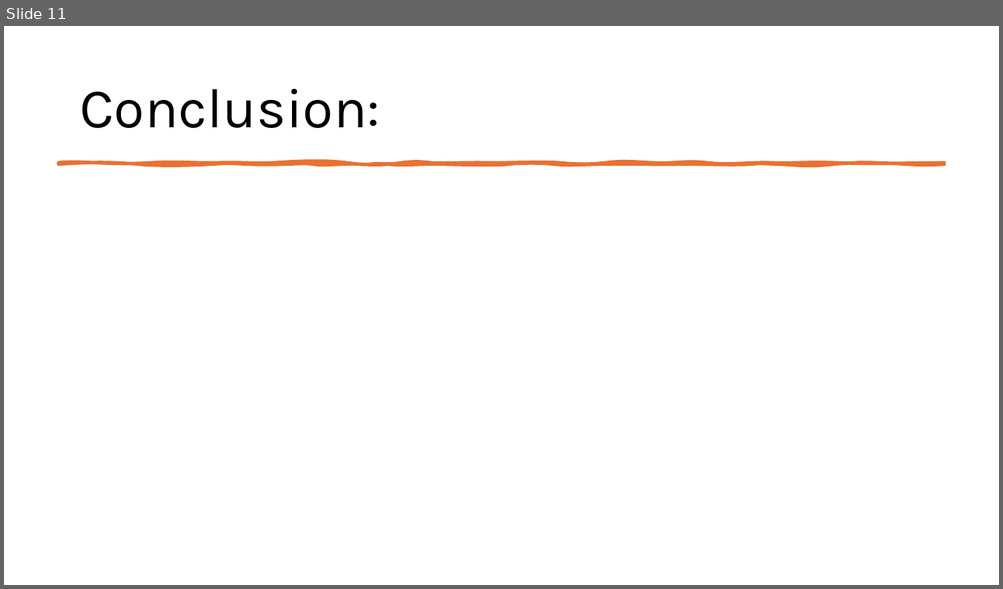
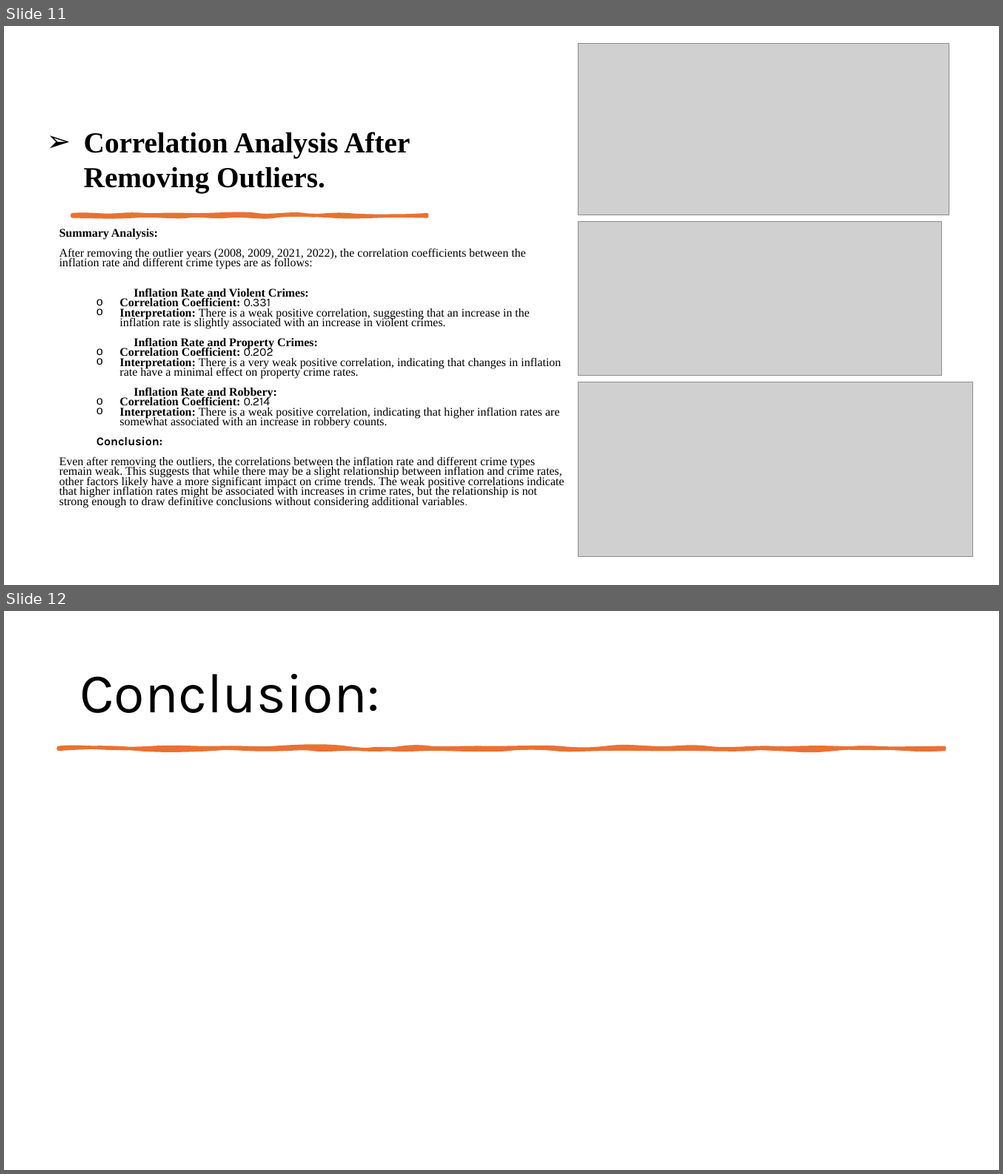
Before and after one commit to EdGonz44/Crime-Chronicles-Inflation-in-the-Golden-State, a slide deck: Communal Resources/Crime_Chronicles_ppt.pptx. Shown one above the other, each under a label of ours: slide 11 before the commit, slides 11 and 12 after it. The pictures are 1003x589 and 1003x1174 pixels, drawn with LibreOffice and Linux fonts; fonts in the diff are those of the drawing; grey boxes stand for pictures. Boxes give left, top, right and bottom in pixels: in the first picture for what was removed or moved away, otherwise in the second. Text is boxed around its words. In the diff, an @@ line names an element or a change of style, - is before the commit and + after.

```diff
--- a/Communal Resources/Crime_Chronicles_ppt.pptx
+++ b/Communal Resources/Crime_Chronicles_ppt.pptx
@@ slide 11 added at (x1=4, y1=26, x2=999, y2=585), background #FFFFFF @@
@@ picture added at (x1=578, y1=43, x2=949, y2=215) @@
@@ text added at (x1=84, y1=132, x2=410, y2=193), 28 pt, text #000000, bold @@
+➢ Correlation Analysis After Removing Outliers.
@@ freeform shape added at (x1=73, y1=215, x2=427, y2=216), fill #E97132, outline #E97132 3.25 pt @@
@@ picture added at (x1=578, y1=221, x2=942, y2=376) @@
@@ text added at (x1=60, y1=229, x2=563, y2=508), 11.4 pt, text #000000 @@
+Summary Analysis:
+After removing the outlier years (2008, 2009, 2021, 2022), the correlation coefficients between the inflation rate and different crime types are as follows:
+Inflation Rate and Violent Crimes:
+  o Correlation Coefficient: 0.331
+  o Interpretation: There is a weak positive correlation, suggesting that an increase in the inflation rate is slightly associated with an increase in violent crimes.
+Inflation Rate and Property Crimes:
+  o Correlation Coefficient: 0.202
+  o Interpretation: There is a very weak positive correlation, indicating that changes in inflation rate have a minimal effect on property crime rates.
+Inflation Rate and Robbery:
+  o Correlation Coefficient: 0.214
+  o Interpretation: There is a weak positive correlation, indicating that higher inflation rates are somewhat associated with an increase in robbery counts.
+  Conclusion:
+Even after removing the outliers, the correlations between the inflation rate and different crime types remain weak. This suggests that while there may be a slight relationship between inflation and crime rates, other factors likely have a more significant impact on crime trends. The weak positive correlations indicate that higher inflation rates might be associated with increases in crime rates, but the relationship is not strong enough to draw definitive conclusions without considering additional variables.
@@ picture added at (x1=578, y1=383, x2=973, y2=557) @@
@@ what was slide 11 is now slide 12 @@
```
Also in this commit, not shown: 3 slides changed, 3 other slides added, 3 slides removed.
